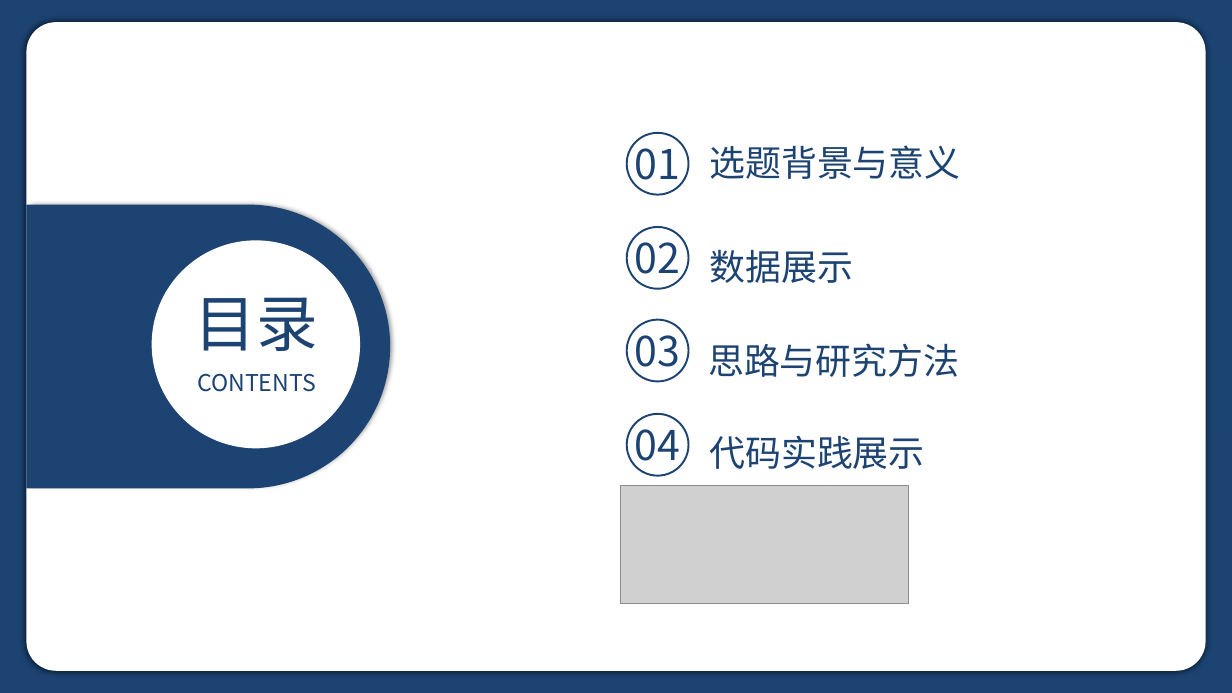
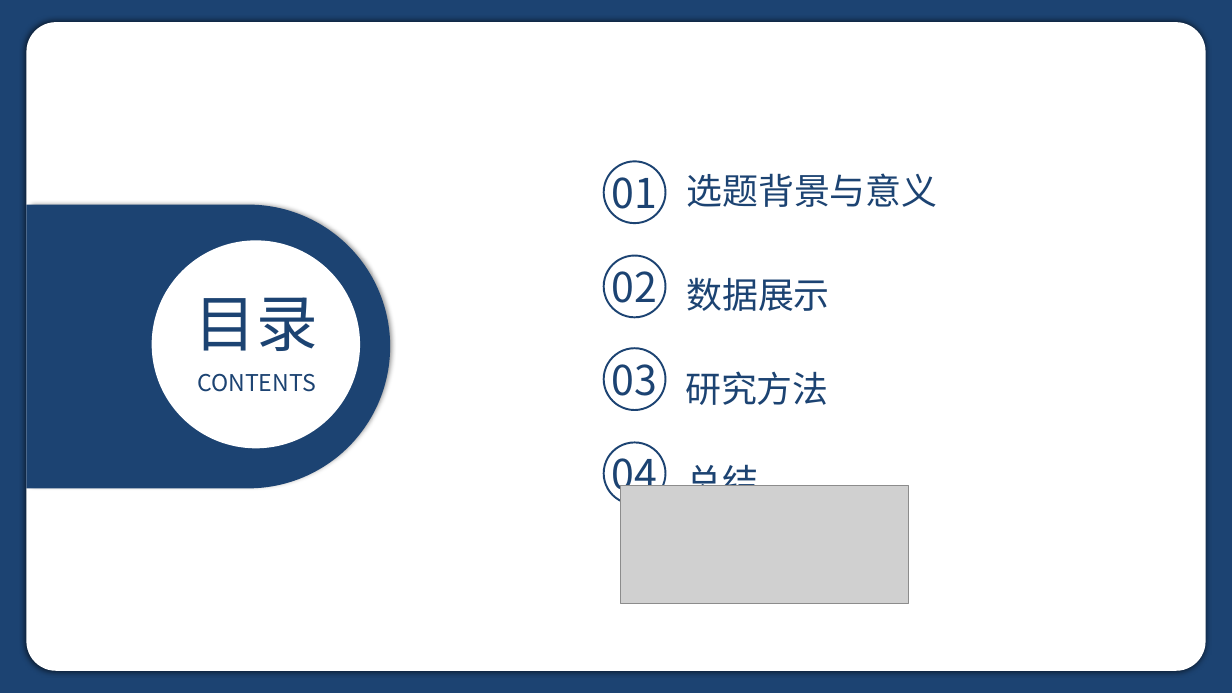
Before and after one commit to Hidehiii/Coursework_Data_Visualization, a slide deck: slide 2 of 答辩ppt.pptx. Drawn at 1232x693 pixels with LibreOffice and Linux fonts; fonts in the diff are those of the drawing; grey boxes stand for pictures. Boxes give left, top, right and bottom in pixels: in the first picture for what was removed or moved away, otherwise in the second. Text is boxed around its words. In the diff, an @@ line names an element or a change of style, - is before the commit and + after.

```diff
--- a/答辩ppt.pptx
+++ b/答辩ppt.pptx
@@ text "数据展示": place and size @@
-text "数据展示" at bbox=[709, 249, 853, 283]
+text "数据展示" at bbox=[686, 277, 830, 311]
@@ 5 texts, 4 ellipses: place and size @@
-5 texts, 4 ellipses at bbox=[627, 133, 960, 476]
+5 texts, 4 ellipses at bbox=[604, 162, 937, 505]
@@ text at bbox=[685, 371, 829, 405]: text changed @@
-思路与研究方法
+研究方法
@@ text at bbox=[686, 459, 758, 486]: text changed @@
-代码实践展示
+总结
```
Also in this commit, not shown: 11 other slides changed, 33 slides added, 1 slide removed.
